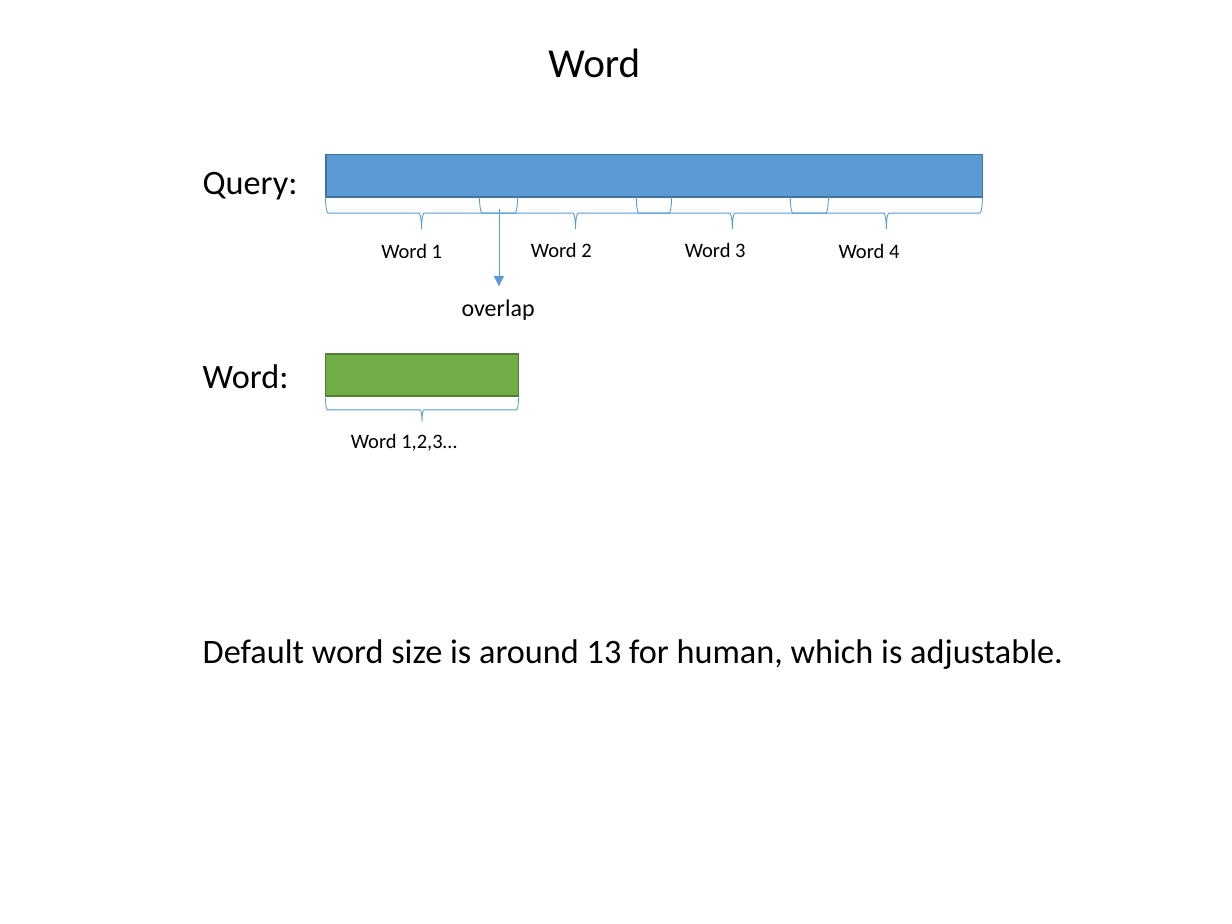
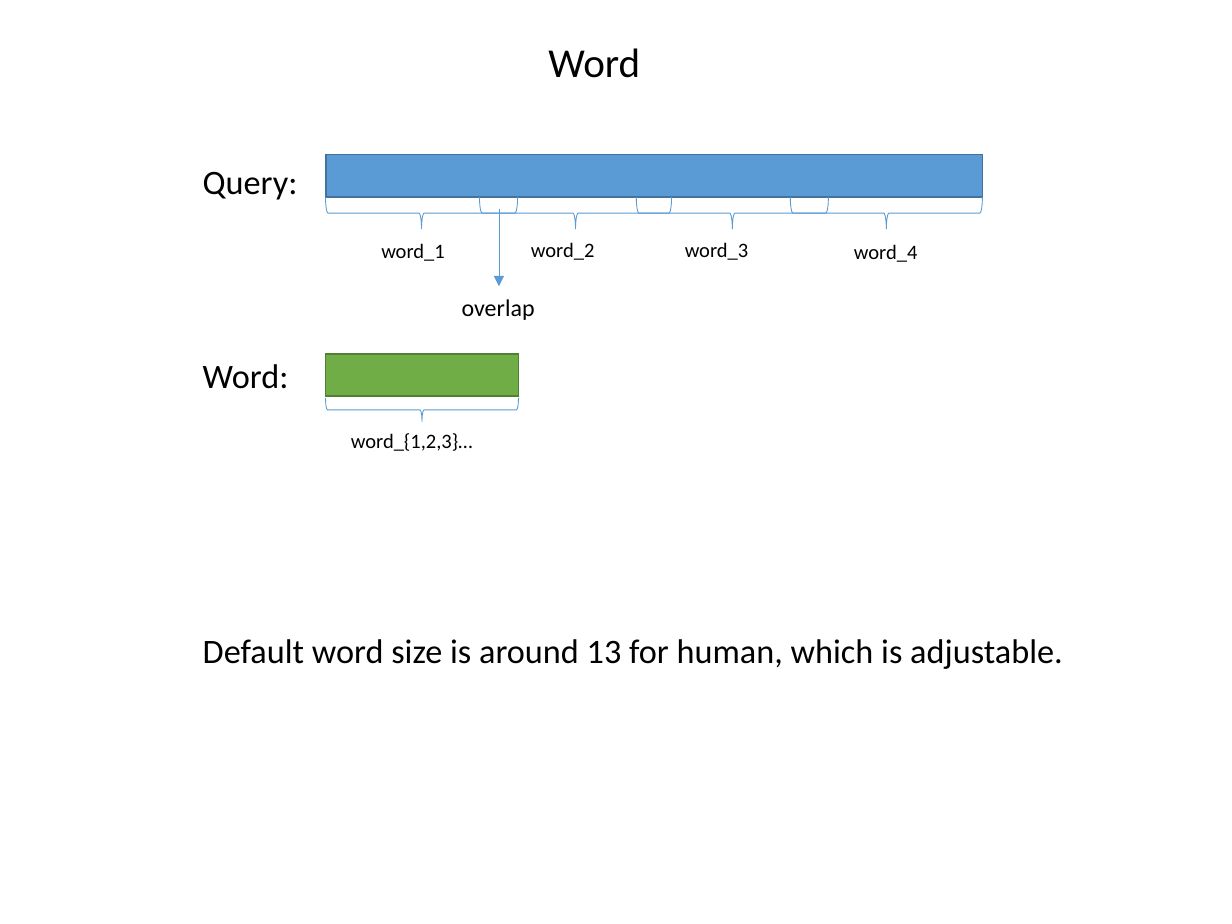
Before and after one commit to ganyfml/olegosa2, a slide deck: slide 2 of src/spliced_aln/Olego_SA.pptx. Drawn at 1232x924 pixels with LibreOffice and Linux fonts; fonts in the diff are those of the drawing. Boxes give left, top, right and bottom in pixels: in the first picture for what was removed or moved away, otherwise in the second. Text is boxed around its words. In the diff, an @@ line names an element or a change of style, - is before the commit and + after.

```diff
--- a/src/spliced_aln/Olego_SA.pptx
+++ b/src/spliced_aln/Olego_SA.pptx
@@ text at bbox=[381, 243, 444, 261]: text changed @@
-Word 1
+word_1
@@ text at bbox=[531, 242, 594, 260]: text changed @@
-Word 2
+word_2
@@ text at bbox=[685, 242, 748, 260]: text changed @@
-Word 3
+word_3
@@ text at bbox=[854, 244, 917, 262]: text changed @@
-Word 4
+word_4
@@ text at bbox=[351, 433, 473, 451]: text changed @@
-Word 1,2,3…
+word_{1,2,3}…
```
Also in this commit, not shown: 4 other slides changed.
